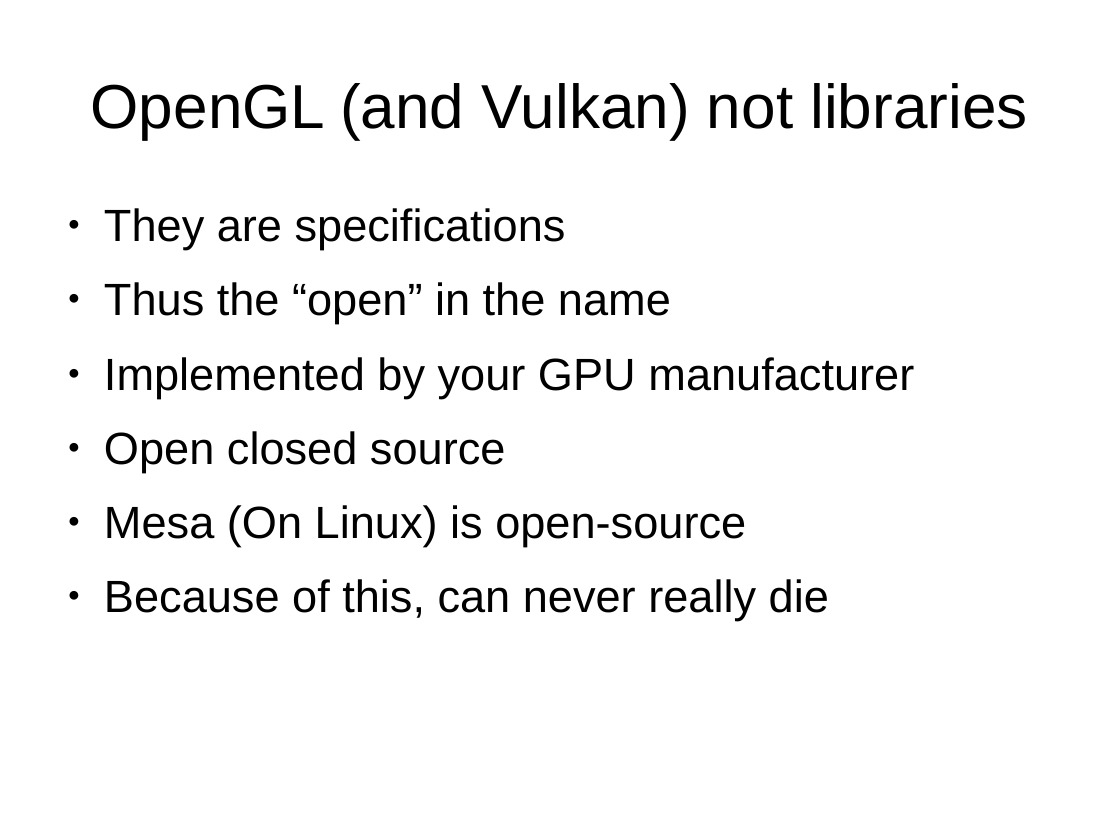
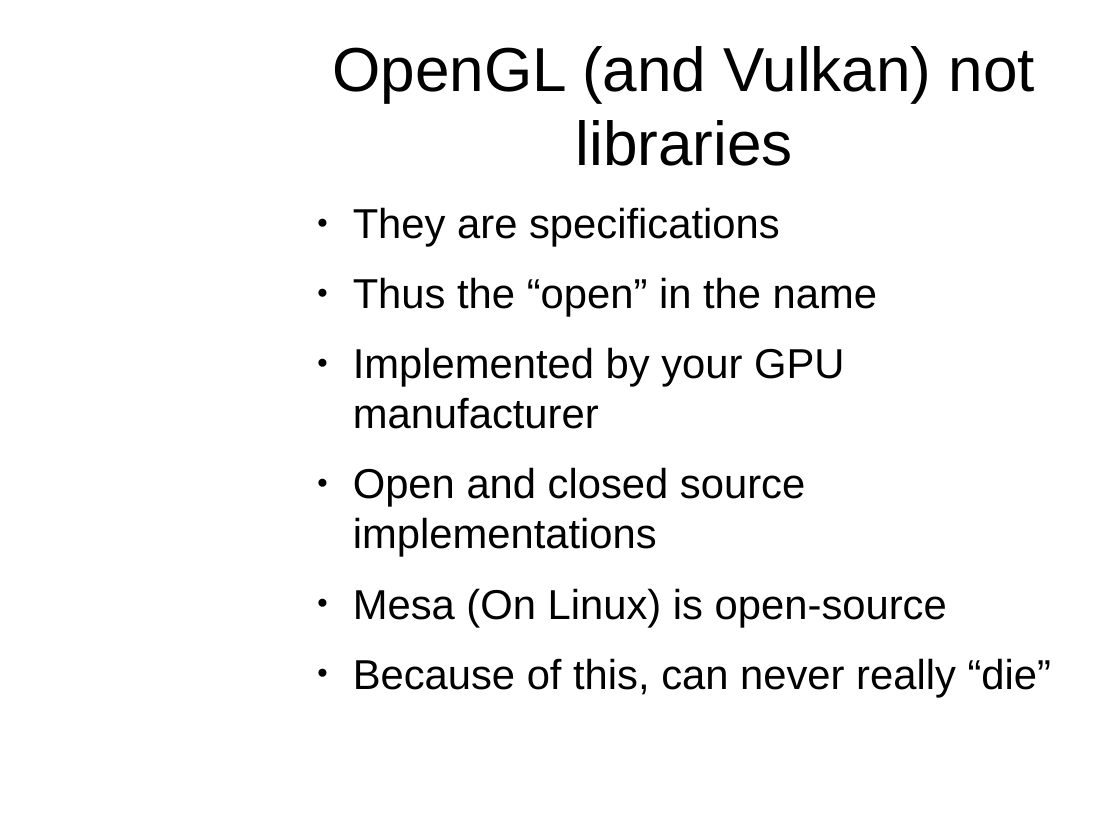
Before and after one commit to osen/creativelabs, a slide deck: slide 9 of 3dgp/3dgp-lec1.odp (slide 8 before the commit). Drawn at 1120x840 pixels with LibreOffice and Linux fonts; fonts in the diff are those of the drawing; background and template pictures are left out. Boxes give left, top, right and bottom in pixels: in the first picture for what was removed or moved away, otherwise in the second. Text is boxed around its words. In the diff, an @@ line names an element or a change of style, - is before the commit and + after.

```diff
--- a/3dgp/3dgp-lec1.odp
+++ b/3dgp/3dgp-lec1.odp
@@ text added at (10, 14, 244, 195), 18 pt, text #FFFFFF, bold @@
+3D Graphics Programming
+Introduction
+9
@@ title "OpenGL (and Vulkan) not libraries" rewrapped from (91, 83, 1027, 139) to (333, 46, 1035, 166) @@
@@ text "They are specifications": place and size @@
-text "They are specifications" at (104, 208, 914, 621)
+text "They are specifications" at (353, 207, 1052, 697)
@@ text at (353, 207, 947, 627): size 32 to 29.6 pt in "They are specifications", "Thus the “open” in the name", "Implemented by your GPU manufacturer", "Mesa (On Linux) is open-source" @@
@@ text at (353, 467, 805, 557): text changed; size 32 to 29.6 pt @@
-● Open closed source
+● Open and closed source implementations
@@ text at (353, 658, 1052, 697): text changed; size 32 to 29.6 pt @@
-● Because of this, can never really die
+● Because of this, can never really “die”
```
Also in this commit, not shown: 21 other slides changed, 3 slides added, 1 slide removed, 5 other files.
